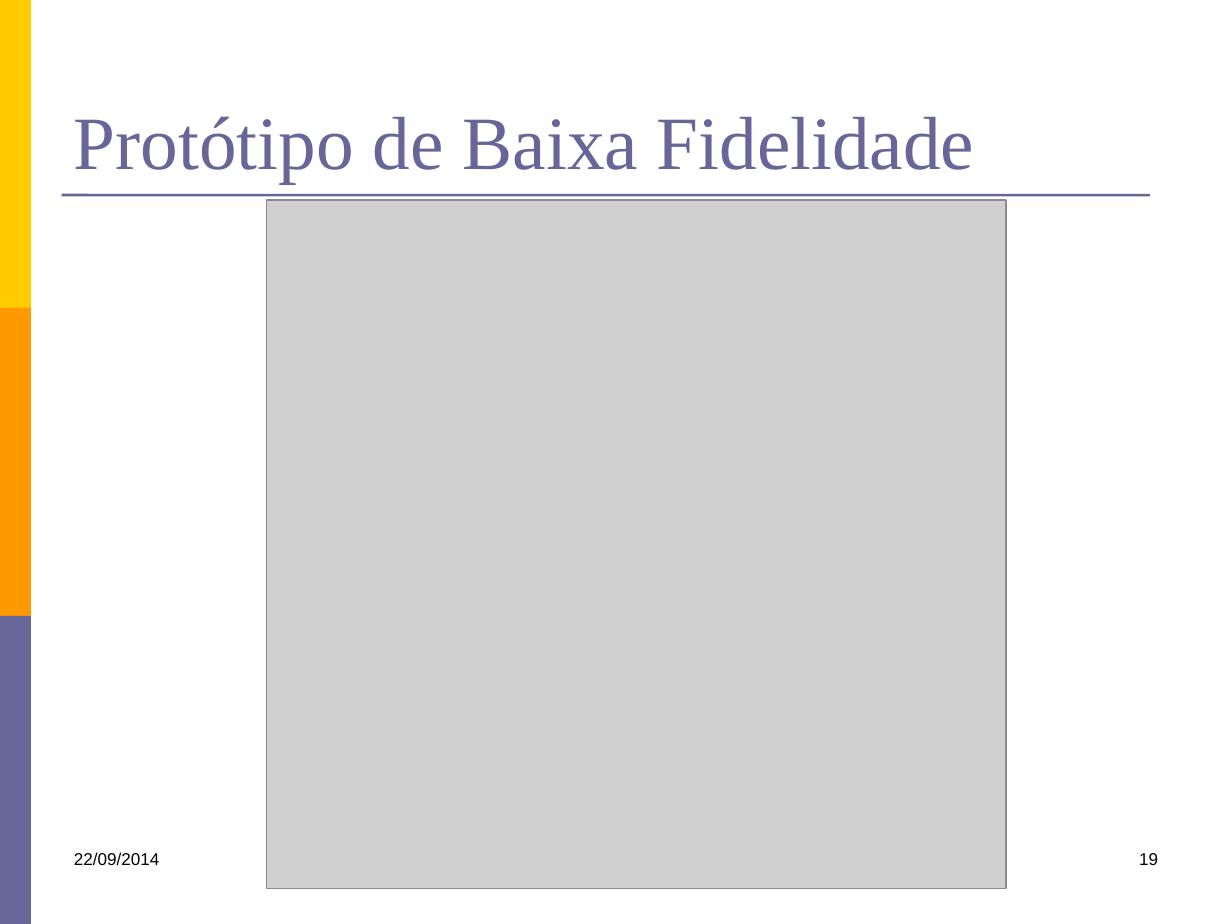
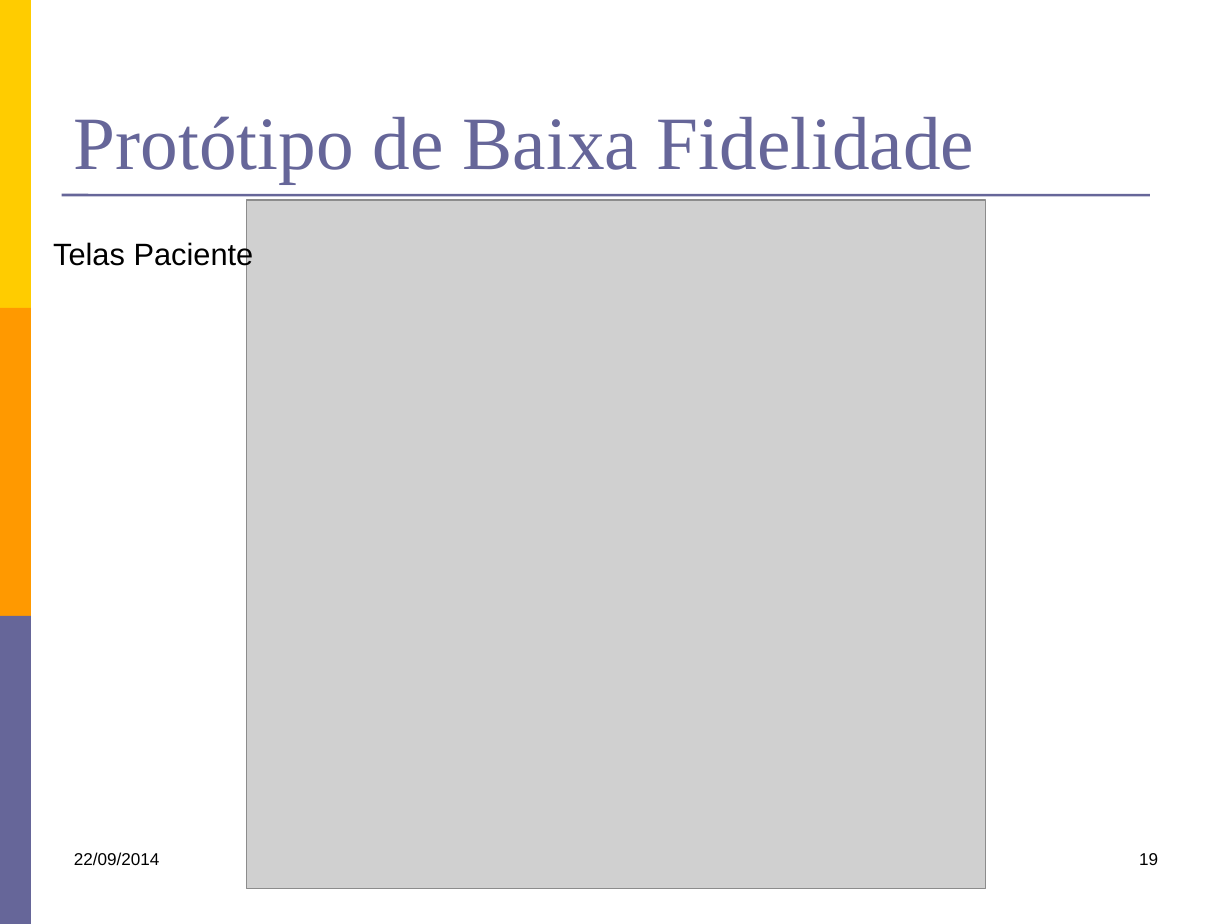
Before and after one commit to kokmz/TCCHUE, a slide deck: slide 19 of documentacao/G4_Apresentacao2sem2014.pptx. Drawn at 1232x924 pixels with LibreOffice and Linux fonts; fonts in the diff are those of the drawing; grey boxes stand for pictures. Boxes give left, top, right and bottom in pixels: in the first picture for what was removed or moved away, otherwise in the second. Text is boxed around its words. In the diff, an @@ line names an element or a change of style, - is before the commit and + after.

Commit message:
Atualização da parte dos protipos de baixa fidelidade.

```diff
--- a/documentacao/G4_Apresentacao2sem2014.pptx
+++ b/documentacao/G4_Apresentacao2sem2014.pptx
@@ picture: place and size @@
-picture at (267, 200, 1007, 888)
+picture at (246, 200, 986, 888)
@@ text added at (53, 241, 254, 271), 18 pt, text #000000 @@
+Telas Paciente
```
Also in this commit, not shown: 16 other slides changed, 11 slides added.
